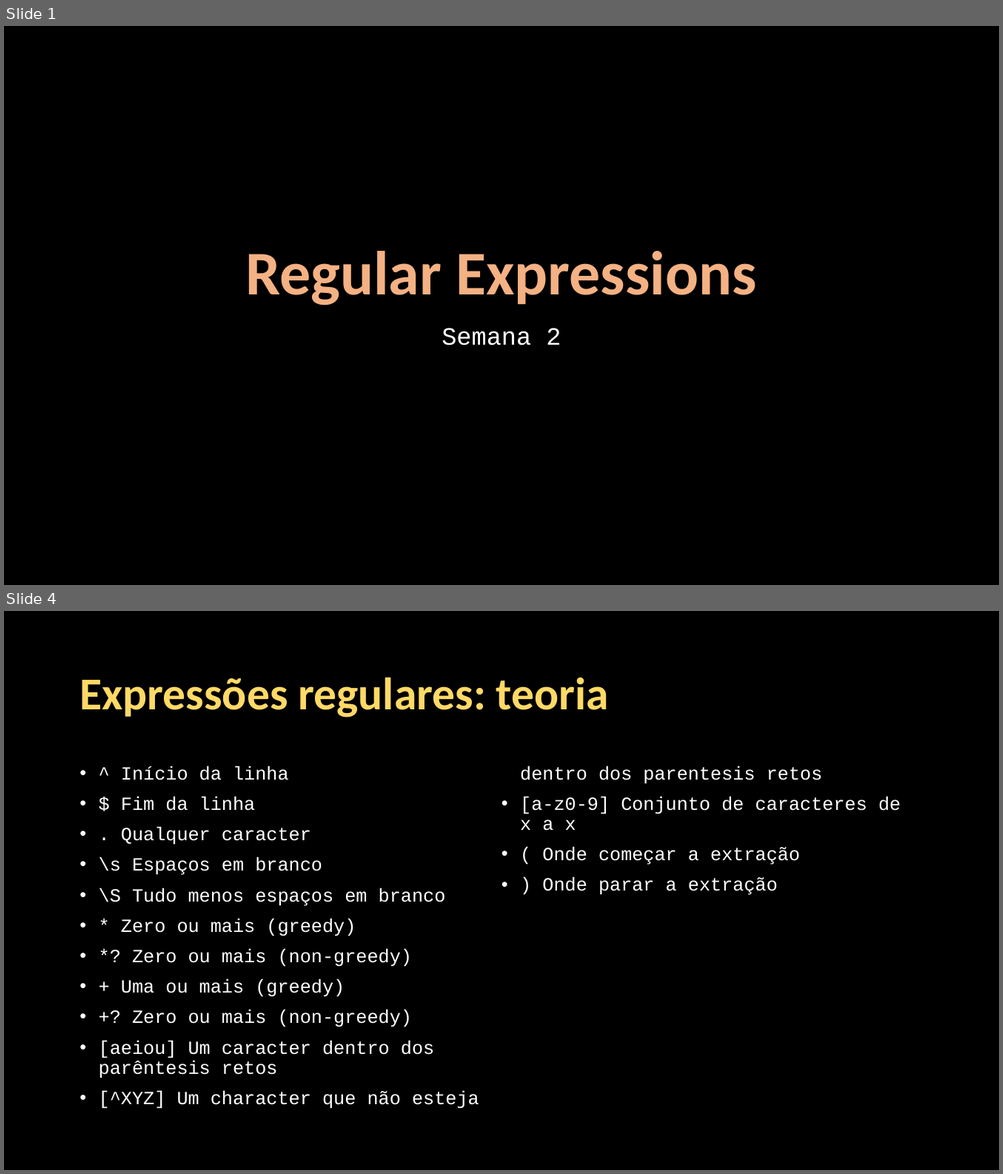
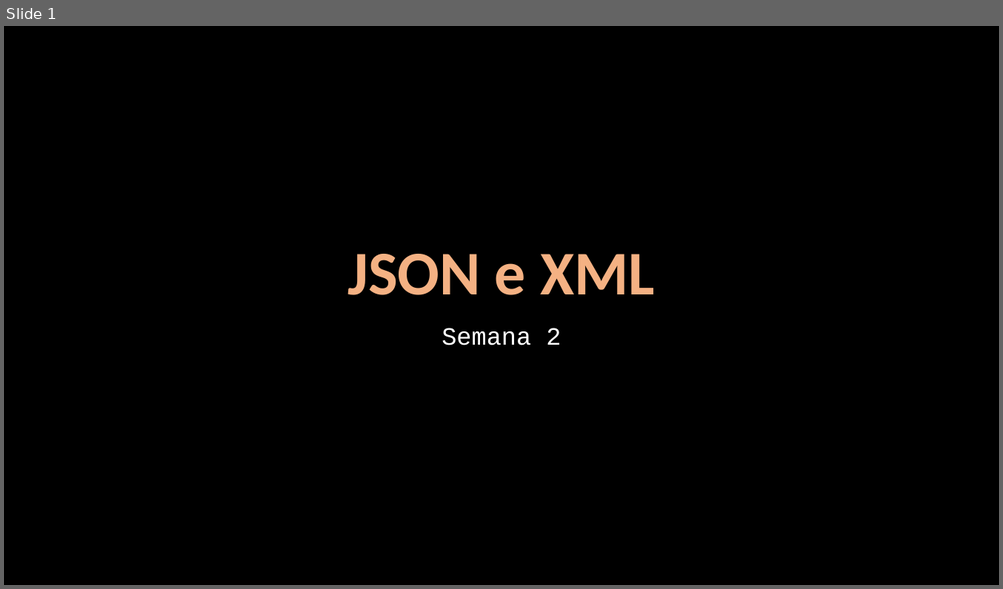
Before and after one commit to Java-Mooc/Advanced-Java, a slide deck: PPT/PPT3_-_JSON_XML.pptx. Shown one above the other, each under a label of ours: slides 1 and 4 before the commit, slide 1 after it; the slides between them are not shown. The pictures are 1003x1174 and 1003x589 pixels, drawn with LibreOffice and Linux fonts; fonts in the diff are those of the drawing. Boxes give left, top, right and bottom in pixels: in the first picture for what was removed or moved away, otherwise in the second. Text is boxed around its words. In the diff, an @@ line names an element or a change of style, - is before the commit and + after.

```diff
--- a/PPT/PPT3_-_JSON_XML.pptx
+++ b/PPT/PPT3_-_JSON_XML.pptx
@@ slide 4 removed at [4, 611, 999, 1170], background #000000 @@
@@ title removed at [79, 677, 609, 718] @@
-Expressões regulares: teoria
@@ text removed at [99, 766, 900, 1109] @@
-• ^ Início da linha
-• $ Fim da linha
-• . Qualquer caracter
-• \s Espaços em branco
-• \S Tudo menos espaços em branco
-• * Zero ou mais (greedy)
-• *? Zero ou mais (non-greedy)
-• + Uma ou mais (greedy)
-• +? Zero ou mais (non-greedy)
-• [aeiou] Um caracter dentro dos parêntesis retos
-• [^XYZ] Um character que não esteja dentro dos parentesis retos
-• [a-z0-9] Conjunto de caracteres de x a x
-• ( Onde começar a extração
-• ) Onde parar a extração
@@ slide 1 changed as well @@
@@ title at [347, 254, 654, 295]: text changed @@
-Regular Expressions
+JSON e XML
```
Also in this commit, not shown: 2 slides added, 3 other slides removed, 27 other files.
